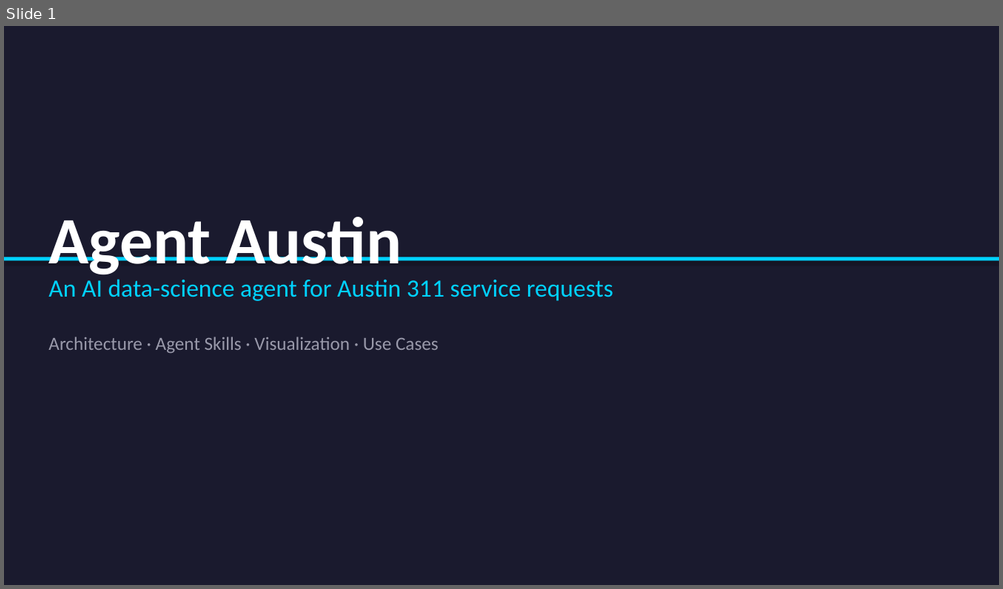
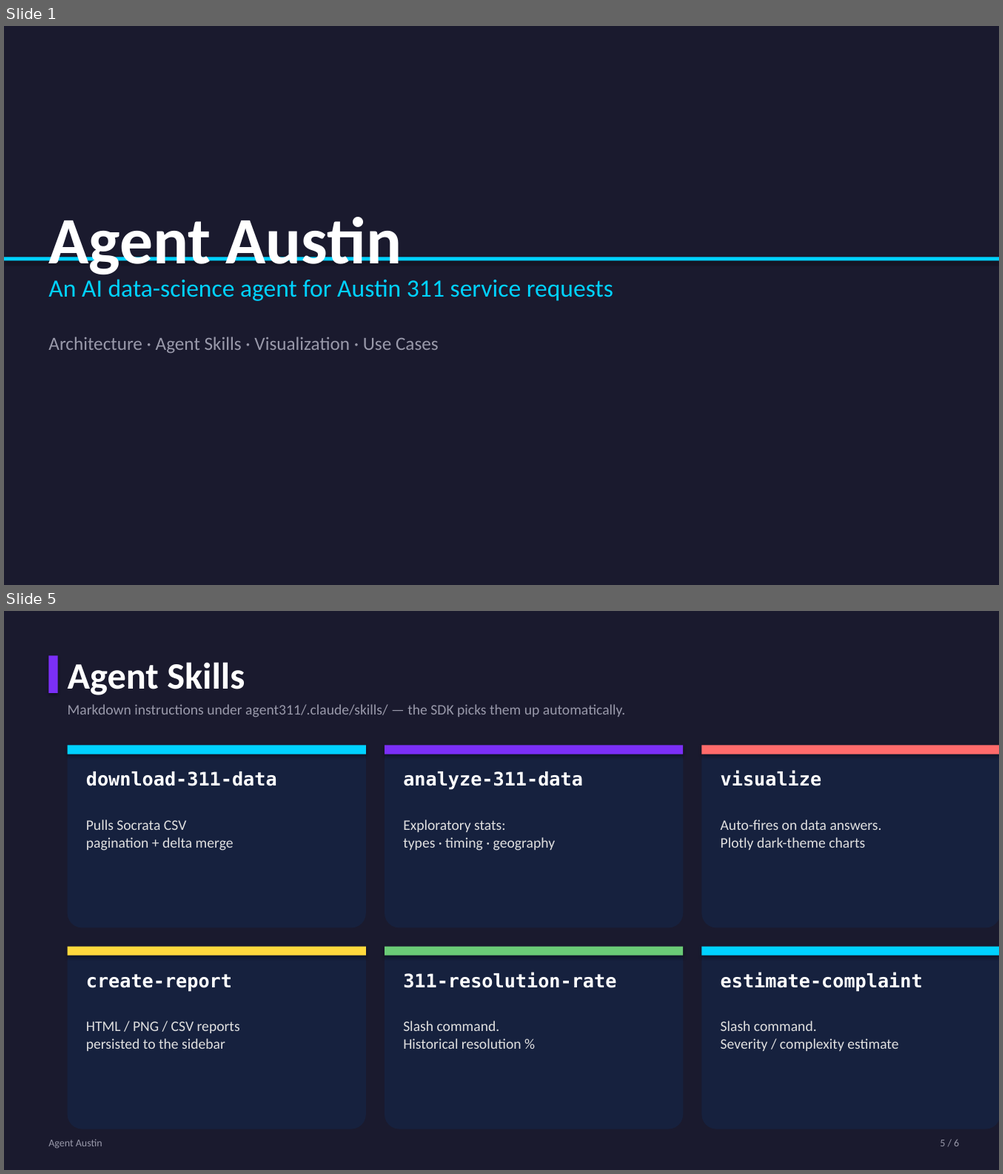
Before and after one commit to fkatelyn/agentaustin, a slide deck: docs/presentation/agent-austin.pptx. Shown one above the other, each under a label of ours: slide 1 before the commit, slides 1 and 5 after it; the slides between them are not shown. The pictures are 1003x589 and 1003x1174 pixels, drawn with LibreOffice and Linux fonts; fonts in the diff are those of the drawing. Boxes give left, top, right and bottom in pixels: in the first picture for what was removed or moved away, otherwise in the second. Text is boxed around its words. In the diff, an @@ line names an element or a change of style, - is before the commit and + after.

Commit message:
Add architecture + agent skills slides to deck

```diff
--- a/docs/presentation/agent-austin.pptx
+++ b/docs/presentation/agent-austin.pptx
@@ slide 5 added at bbox=[4, 611, 999, 1170], background #FFFFFF @@
@@ rectangle added at bbox=[4, 611, 999, 1170], fill #1A1A2E @@
@@ rectangle added at bbox=[48, 655, 58, 693], fill #7B2FF7 @@
@@ text added at bbox=[68, 662, 244, 695], 36 pt, text #FFFFFF, bold @@
+Agent Skills
@@ text added at bbox=[68, 704, 625, 718], 14 pt, text #9999AA @@
+Markdown instructions under agent311/.claude/skills/ — the SDK picks them up automatically.
@@ rounded rectangle added at bbox=[68, 745, 366, 928], fill #16213E @@
@@ rectangle added at bbox=[68, 745, 366, 755], fill #00D2FF @@
@@ rounded rectangle added at bbox=[384, 745, 683, 928], fill #16213E @@
@@ rectangle added at bbox=[384, 745, 683, 755], fill #7B2FF7 @@
@@ rounded rectangle added at bbox=[702, 745, 999, 928], fill #16213E @@
@@ rectangle added at bbox=[702, 745, 999, 755], fill #FF6B6B @@
@@ text added at bbox=[86, 772, 277, 786], 18 pt, text #FFFFFF, bold @@
+download-311-data
@@ text added at bbox=[403, 772, 583, 790], 18 pt, text #FFFFFF, bold @@
+analyze-311-data
@@ text added at bbox=[720, 770, 822, 786], 18 pt, text #FFFFFF, bold @@
+visualize
@@ text added at bbox=[86, 820, 233, 851], 14 pt, text #E0E0E0 @@
+Pulls Socrata CSV
+pagination + delta merge
@@ text added at bbox=[403, 820, 555, 851], 14 pt, text #E0E0E0 @@
+Exploratory stats:
+types · timing · geography
@@ text added at bbox=[720, 820, 882, 850], 14 pt, text #E0E0E0 @@
+Auto-fires on data answers.
+Plotly dark-theme charts
@@ rounded rectangle added at bbox=[68, 947, 366, 1130], fill #16213E @@
@@ rectangle added at bbox=[68, 947, 366, 956], fill #FFD93D @@
@@ rounded rectangle added at bbox=[384, 947, 683, 1130], fill #16213E @@
@@ rectangle added at bbox=[384, 947, 683, 956], fill #6BCB77 @@
@@ rounded rectangle added at bbox=[702, 947, 999, 1130], fill #16213E @@
@@ rectangle added at bbox=[702, 947, 999, 956], fill #00D2FF @@
@@ text added at bbox=[86, 974, 232, 992], 18 pt, text #FFFFFF, bold @@
+create-report
@@ text added at bbox=[403, 972, 616, 988], 18 pt, text #FFFFFF, bold @@
+311-resolution-rate
@@ text added at bbox=[720, 972, 922, 992], 18 pt, text #FFFFFF, bold @@
+estimate-complaint
@@ text added at bbox=[86, 1022, 240, 1051], 14 pt, text #E0E0E0 @@
+HTML / PNG / CSV reports
+persisted to the sidebar
@@ text added at bbox=[403, 1021, 521, 1049], 14 pt, text #E0E0E0 @@
+Slash command.
+Historical resolution %
@@ text added at bbox=[720, 1021, 898, 1051], 14 pt, text #E0E0E0 @@
+Slash command.
+Severity / complexity estimate
@@ text added at bbox=[48, 1139, 102, 1149], 10 pt, text #9999AA @@
+Agent Austin
@@ text added at bbox=[939, 1139, 959, 1147], 10 pt, text #9999AA @@
+5 / 6
```
Also in this commit, not shown: 2 slides changed, 2 other slides added, 1 other file.
